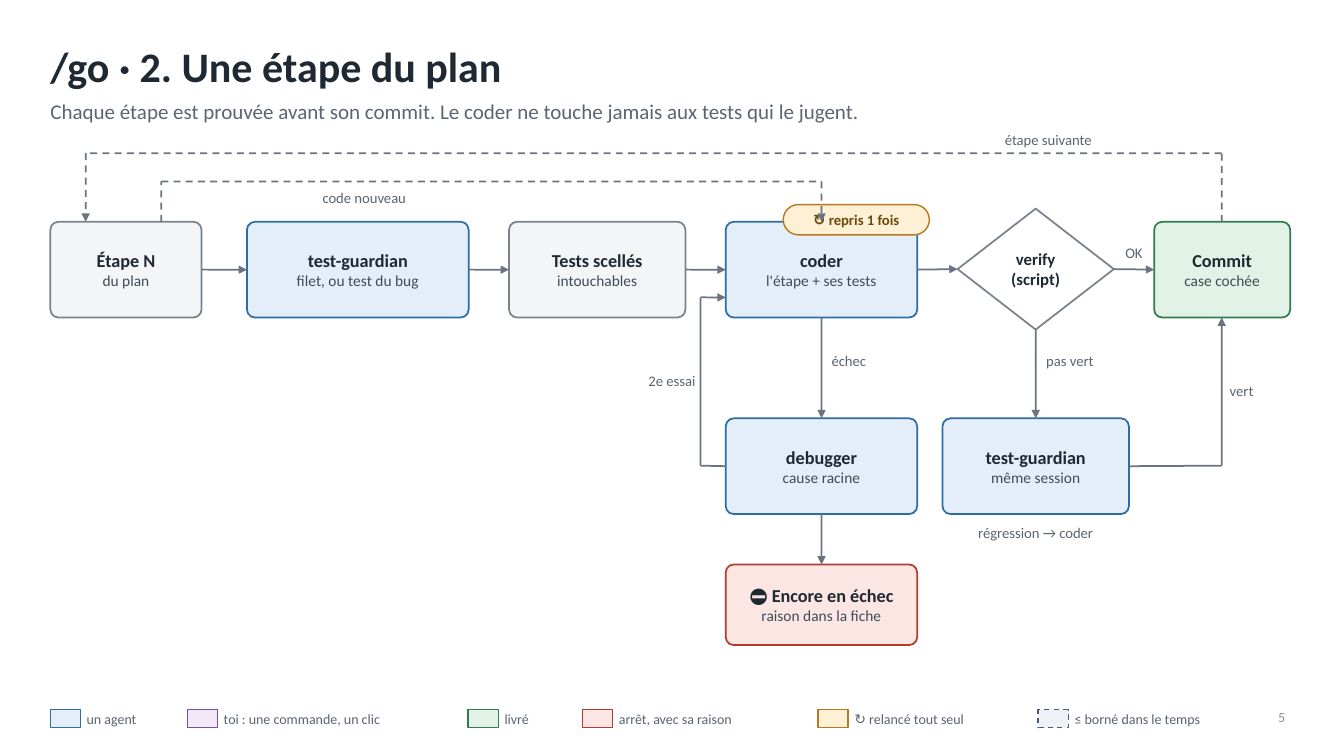
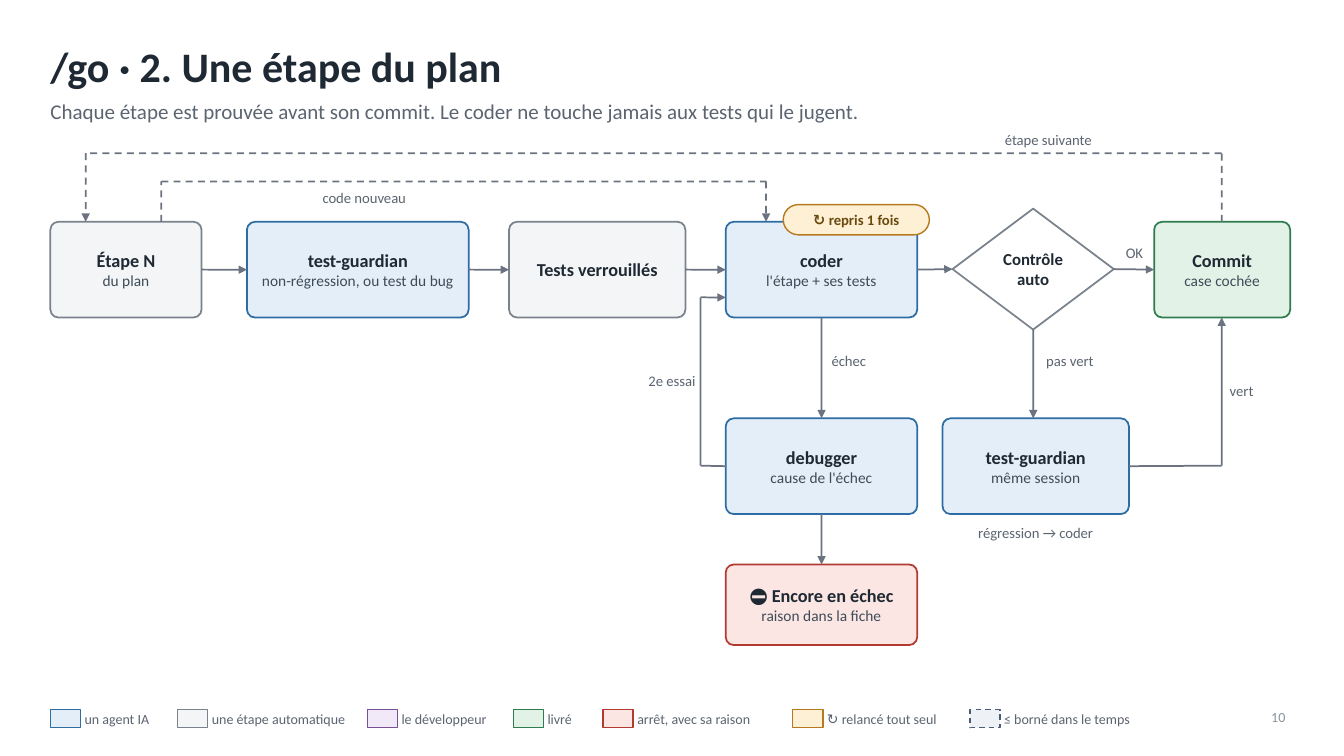
Before and after one commit to RabieDerouiche/OpenRDCode, a slide deck: slide 10 of opencode-v2/docs/presentation-flux.pptx (slide 5 before the commit). Drawn at 1344x756 pixels with LibreOffice and Linux fonts; fonts in the diff are those of the drawing. Boxes give left, top, right and bottom in pixels: in the first picture for what was removed or moved away, otherwise in the second. Text is boxed around its words. In the diff, an @@ line names an element or a change of style, - is before the commit and + after.

```diff
--- a/opencode-v2/docs/presentation-flux.pptx
+++ b/opencode-v2/docs/presentation-flux.pptx
@@ line moved from (161, 181) - (822, 181) to (161, 181) - (766, 181) @@
@@ arrow moved from (822, 181) - (822, 222) to (766, 181) - (766, 222) @@
@@ diamond "Contrôle": place and size @@
-diamond "Contrôle" at (958,209,1114,330)
+diamond "Contrôle" at (953,209,1114,330)
@@ text in rounded rectangle at (537,263,657,276): text changed @@
-Tests scellés
-intouchables
+Tests verrouillés
@@ arrow moved from (918, 269) - (958, 269) to (918, 269) - (953, 269) @@
@@ text in diamond at (1003,253,1063,285): text changed @@
-verify
-(script)
+Contrôle
+auto
@@ text in rounded rectangle at (262,275,453,289): text changed @@
-filet, ou test du bug
+non-régression, ou test du bug
@@ arrow moved from (1036, 330) - (1036, 418) to (1033, 330) - (1033, 418) @@
@@ text in rounded rectangle at (770,472,872,483): text changed @@
-cause racine
+cause de l'échec
@@ text at (85,715,150,727): text changed @@
-un agent
+un agent IA
@@ rectangle: place and size @@
-rectangle at (188,710,218,728)
+rectangle at (177,710,208,728)
@@ rectangle at (177,710,208,728): fill #F1E9F7 to #F4F5F7; outline #7B4F96 1 pt to #7A828C 1 pt @@
@@ text added at (212,714,345,726), 10 pt, text #5B6470 @@
+une étape automatique
@@ text removed at (224,714,380,726) @@
-toi : une commande, un clic
@@ rectangle added at (367,710,397,728), fill #F1E9F7, outline #7B4F96 1 pt @@
@@ text added at (402,714,487,727), 10 pt, text #5B6470 @@
+le développeur
@@ rectangle: place and size @@
-rectangle at (468,710,498,728)
+rectangle at (513,710,543,728)
@@ text "livré": place and size @@
-text "livré" at (505,714,529,724)
+text "livré" at (548,714,572,724)
@@ rectangle: place and size @@
-rectangle at (583,710,613,728)
+rectangle at (603,710,633,728)
@@ text "arrêt, avec sa raison": place and size @@
-text "arrêt, avec sa raison" at (619,714,732,726)
+text "arrêt, avec sa raison" at (637,714,751,726)
@@ rectangle: place and size @@
-rectangle at (819,710,849,728)
+rectangle at (792,710,823,728)
@@ text "↻ relancé tout seul": place and size @@
-text "↻ relancé tout seul" at (869,714,964,724)
+text "↻ relancé tout seul" at (842,714,937,724)
@@ rectangle: place and size @@
-rectangle at (1038,710,1069,728)
+rectangle at (970,710,1000,728)
@@ text "≤ borné dans le temps": place and size @@
-text "≤ borné dans le temps" at (1085,714,1200,726)
+text "≤ borné dans le temps" at (1014,714,1129,727)
@@ page number at (1271,713,1285,722): text changed @@
-5
+10
```
Also in this commit, not shown: 10 other slides changed, 6 slides added, 1 slide removed, 23 other files.
